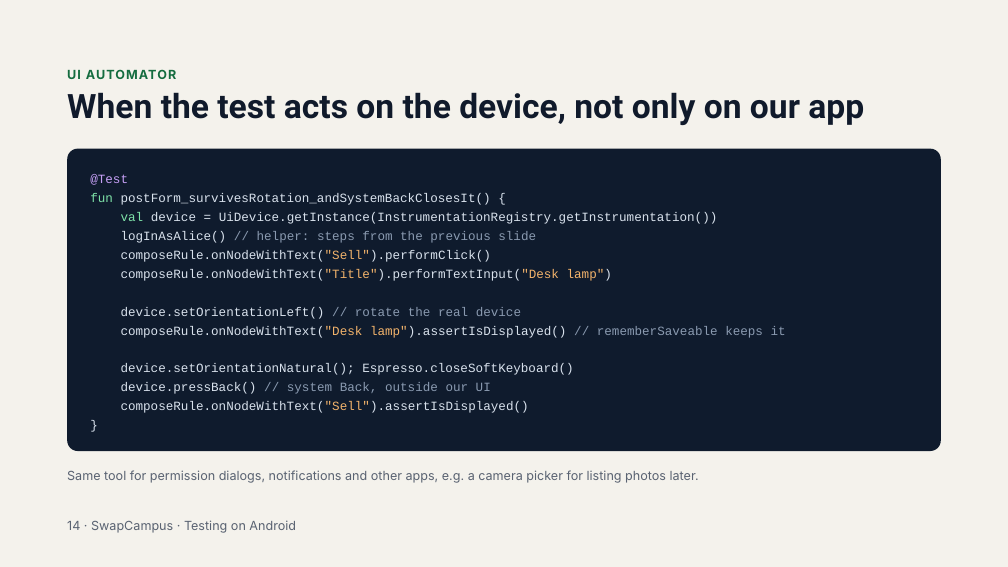
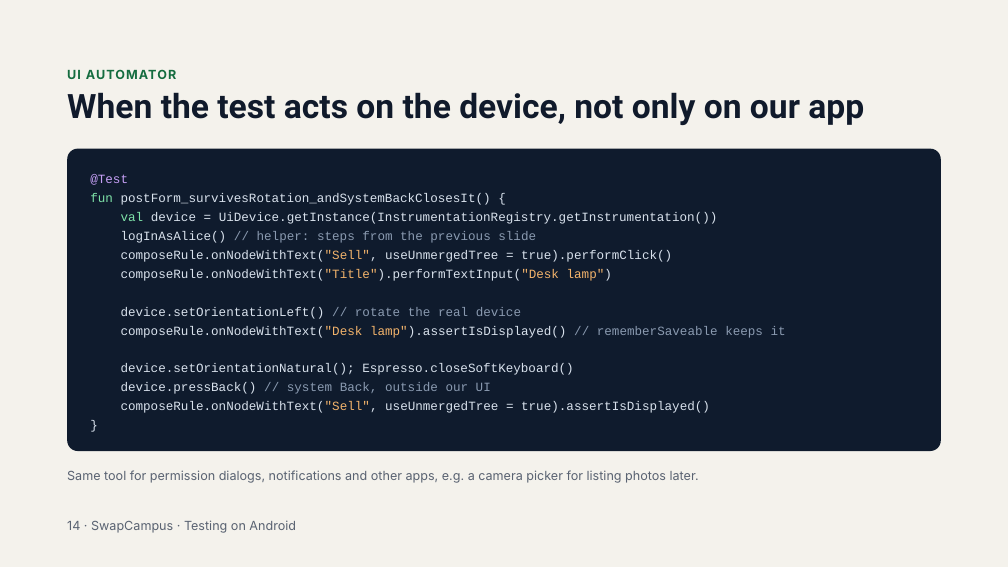
Before and after one commit to Tozomoukk/SwapCampus-Testing-UP, a slide deck: slide 14 of Testing on Android — JUnit, Espresso & UI Automator (SwapCampus).pptx. Drawn at 1008x567 pixels with LibreOffice and Linux fonts; fonts in the diff are those of the drawing. Boxes give left, top, right and bottom in pixels: in the first picture for what was removed or moved away, otherwise in the second. Text is boxed around its words. In the diff, an @@ line names an element or a change of style, - is before the commit and + after.

Commit message:
Find the Sell button in the unmerged semantics tree
Update the UI tests, the hints of exercises 3 and 4, the cheat sheet and
the slides.

```diff
--- a/Testing on Android — JUnit, Espresso & UI Automator (SwapCampus).pptx
+++ b/Testing on Android — JUnit, Espresso & UI Automator (SwapCampus).pptx
@@ text in rounded rectangle at box(121, 250, 672, 262): text changed @@
-composeRule.onNodeWithText("Sell").performClick()
+composeRule.onNodeWithText("Sell", useUnmergedTree = true).performClick()
@@ text in rounded rectangle at box(121, 401, 710, 413): text changed @@
-composeRule.onNodeWithText("Sell").assertIsDisplayed()
+composeRule.onNodeWithText("Sell", useUnmergedTree = true).assertIsDisplayed()
```
Also in this commit, not shown: 1 other slide changed, 3 other files.
